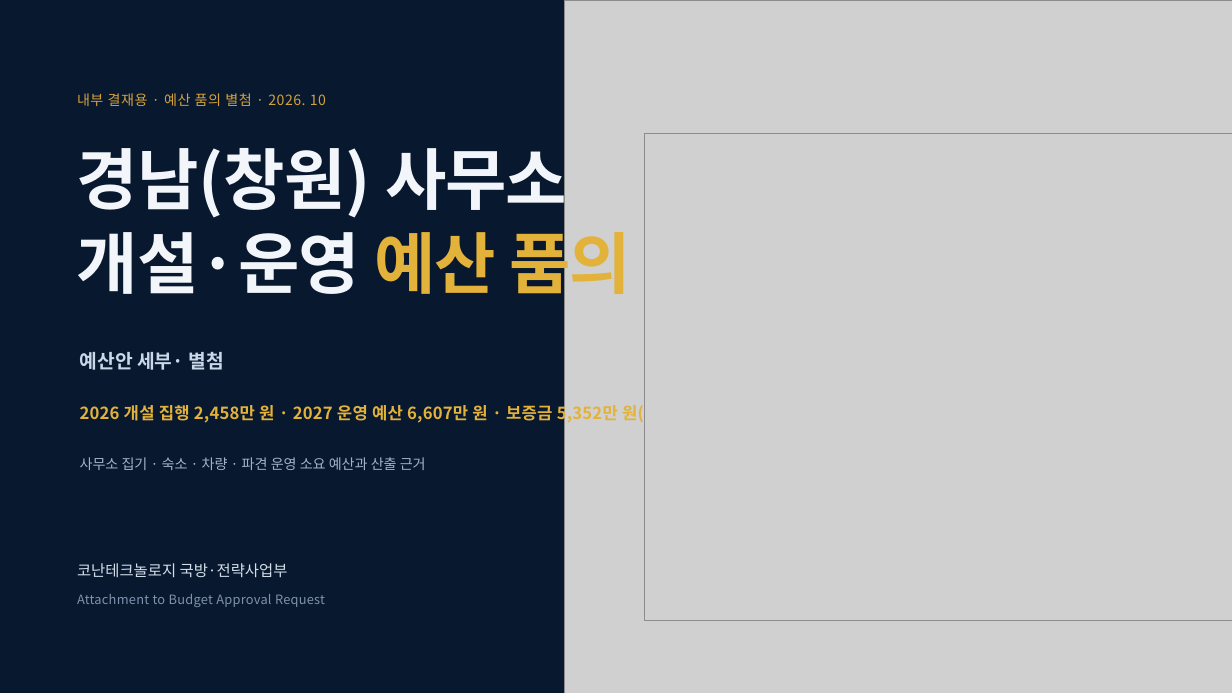
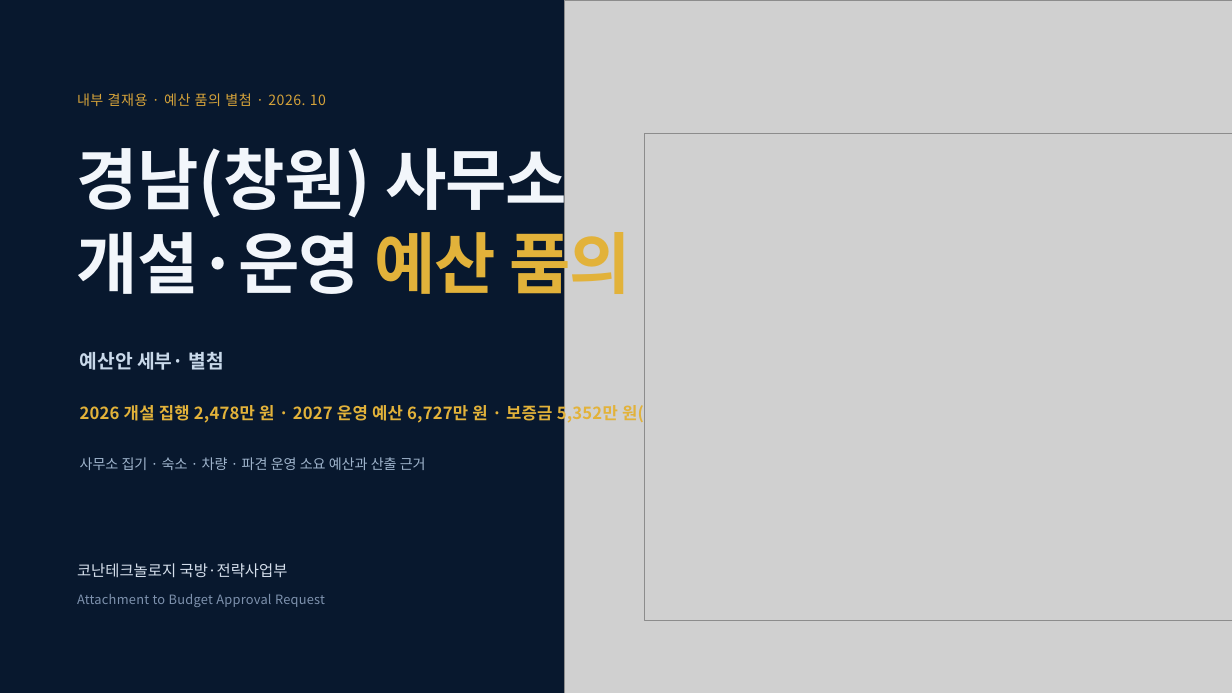
Before and after one commit to Jacob-Yeom/claude, a slide deck: slide 1 of output/changwon_budget_request_attachment.pptx. Drawn at 1232x693 pixels with LibreOffice and Linux fonts; fonts in the diff are those of the drawing; grey boxes stand for pictures; background and template pictures are left out. Boxes give left, top, right and bottom in pixels: in the first picture for what was removed or moved away, otherwise in the second. Text is boxed around its words. In the diff, an @@ line names an element or a change of style, - is before the commit and + after.

```diff
--- a/output/changwon_budget_request_attachment.pptx
+++ b/output/changwon_budget_request_attachment.pptx
@@ text at bbox=[80, 402, 682, 424]: text changed @@
-2026 개설 집행 2,458만 원 · 2027 운영 예산 6,607만 원 · 보증금 5,352만 원(반환)
+2026 개설 집행 2,478만 원 · 2027 운영 예산 6,727만 원 · 보증금 5,352만 원(반환)
```
Also in this commit, not shown: 4 other slides changed, 3 other files.
